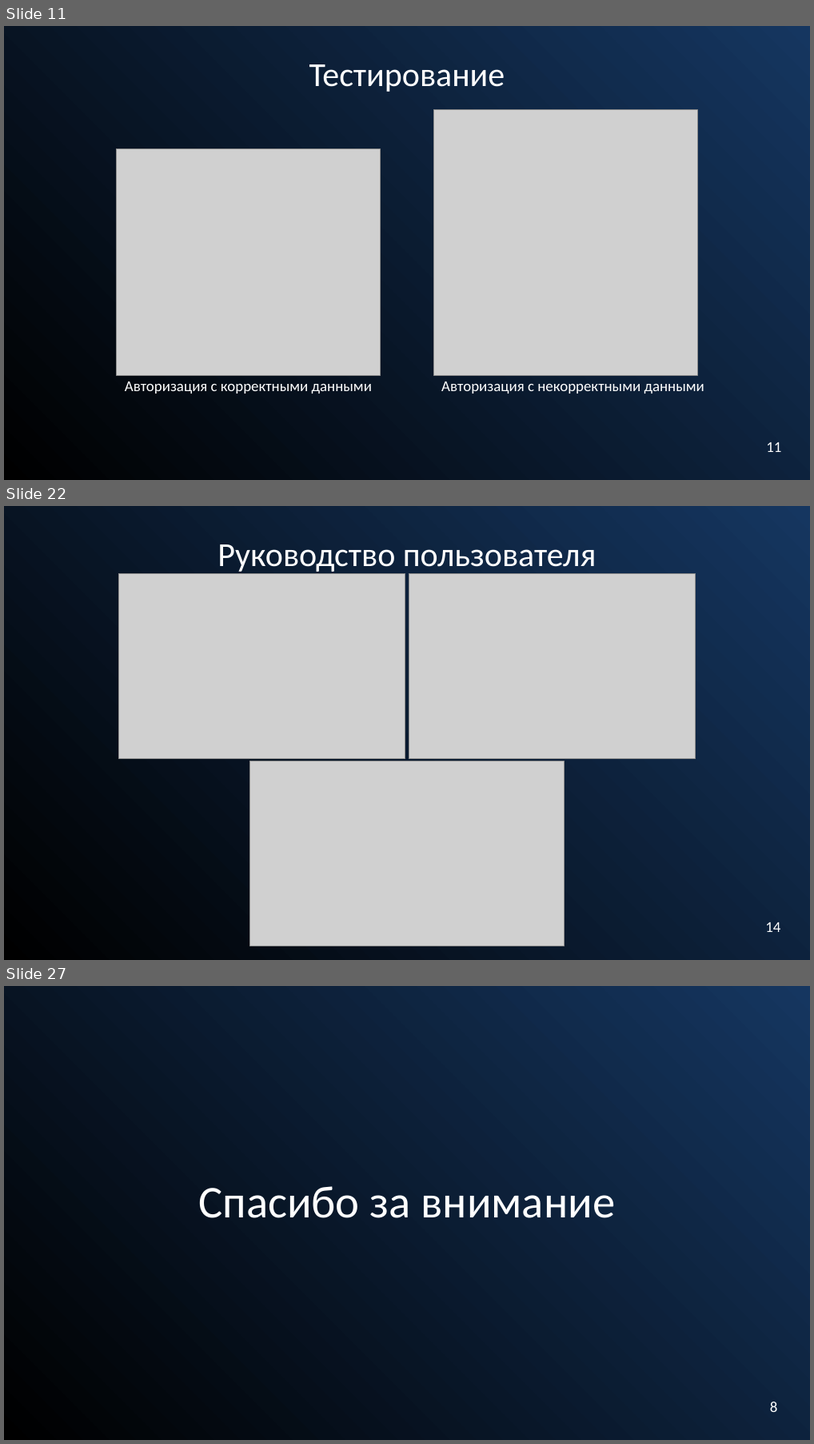
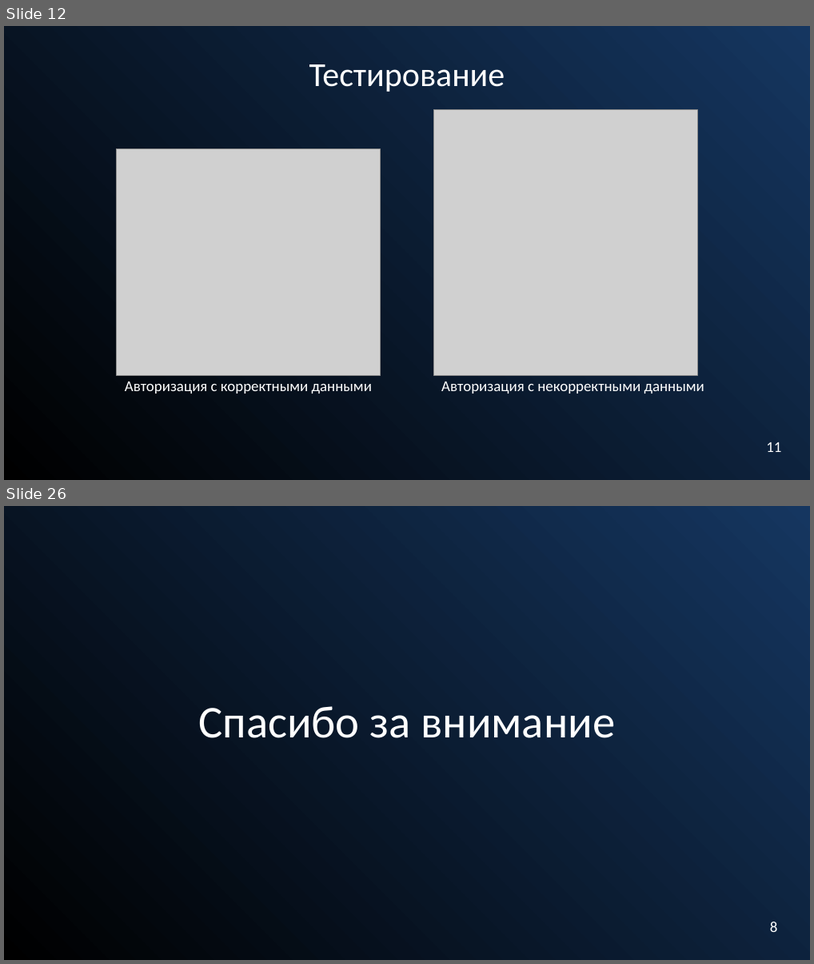
Before and after one commit to Alfamodik/AirCharter, a slide deck: Docs/ВКР/Презентация на защиту диплома.pptx. Shown one above the other, each under a label of ours: slides 11, 22 and 27 before the commit, slides 12 and 26 after it; the slides between them are not shown. The pictures are 814x1444 and 814x964 pixels, drawn with LibreOffice and Linux fonts; fonts in the diff are those of the drawing; grey boxes stand for pictures. Boxes give left, top, right and bottom in pixels: in the first picture for what was removed or moved away, otherwise in the second. Text is boxed around its words. In the diff, an @@ line names an element or a change of style, - is before the commit and + after.

```diff
--- a/Docs/ВКР/Презентация на защиту диплома.pptx
+++ b/Docs/ВКР/Презентация на защиту диплома.pptx
@@ slide 22 removed at bbox=[4, 506, 810, 960], background gradient #153660 to #000000 @@
@@ subtitle removed at bbox=[218, 544, 597, 574] @@
-Руководство пользователя
@@ picture removed at bbox=[119, 574, 406, 759] @@
@@ picture removed at bbox=[410, 574, 696, 759] @@
@@ picture removed at bbox=[250, 760, 564, 946] @@
@@ text removed at bbox=[766, 922, 781, 932] @@
-14
@@ what was slide 11 is now slide 12 @@
@@ what was slide 27 is now slide 26 @@
```
Also in this commit, not shown: 14 slides changed, 3 slides added, 4 other slides removed, 2 other files.
